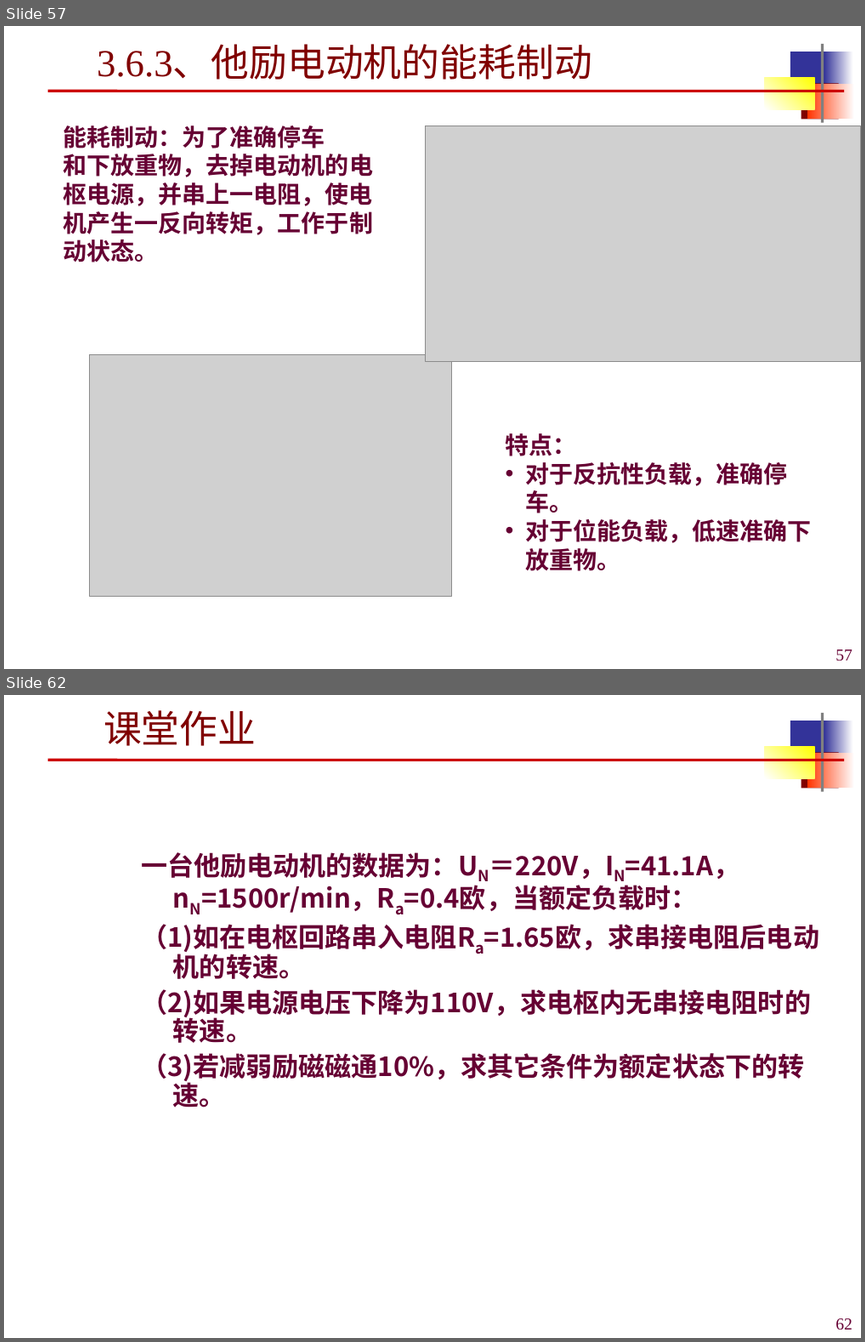
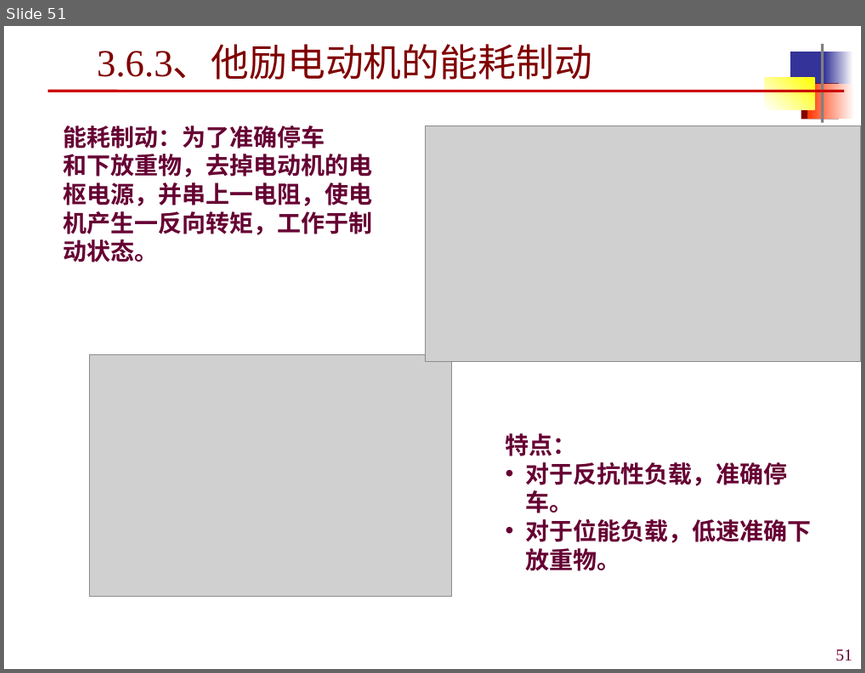
Before and after one commit to origin2007/mechatronic_transmission_control, a slide deck: 机电传动控制3-直流电机.ppt. Shown one above the other, each under a label of ours: slides 57 and 62 before the commit, slide 51 after it; the slides between them are not shown. The pictures are 865x1342 and 865x673 pixels, drawn with LibreOffice and Linux fonts; fonts in the diff are those of the drawing; grey boxes stand for pictures. Boxes give left, top, right and bottom in pixels: in the first picture for what was removed or moved away, otherwise in the second. Text is boxed around its words. In the diff, an @@ line names an element or a change of style, - is before the commit and + after.

```diff
--- a/机电传动控制3-直流电机.ppt
+++ b/机电传动控制3-直流电机.ppt
@@ slide 62 removed at bbox=[4, 695, 861, 1338], background #FFFFFF; not listed: 7 template elements that a slide beside it also shows @@
@@ title removed at bbox=[103, 710, 256, 746] @@
-课堂作业
@@ text removed at bbox=[141, 852, 819, 1107] @@
-一台他励电动机的数据为：UN＝220V，IN=41.1A，nN=1500r/min，Ra=0.4欧，当额定负载时：
-（1)如在电枢回路串入电阻Ra=1.65欧，求串接电阻后电动机的转速。
-（2)如果电源电压下降为110V，求电枢内无串接电阻时的转速。
-（3)若减弱励磁磁通10%，求其它条件为额定状态下的转速。
@@ page number removed at bbox=[835, 1318, 852, 1330] @@
-62
@@ what was slide 57 is now slide 51 @@
@@ page number at bbox=[835, 649, 852, 661]: text changed @@
-57
+51
```
Also in this commit, not shown: 4 slides changed, 10 other slides removed.
